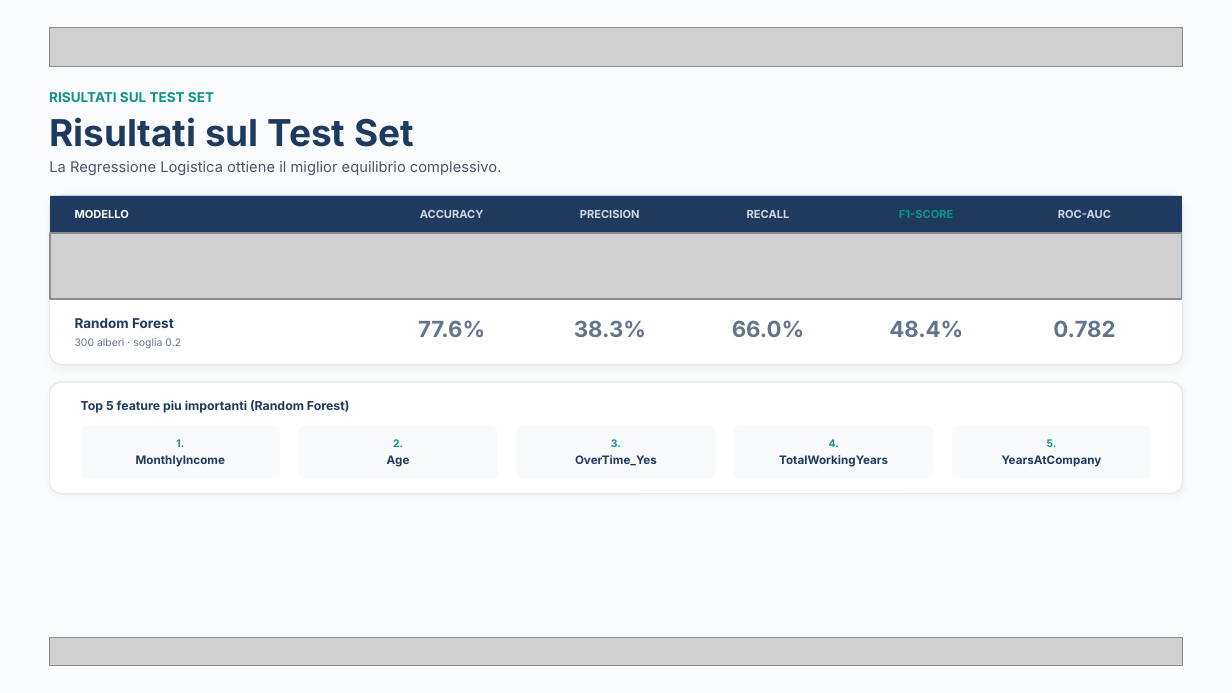
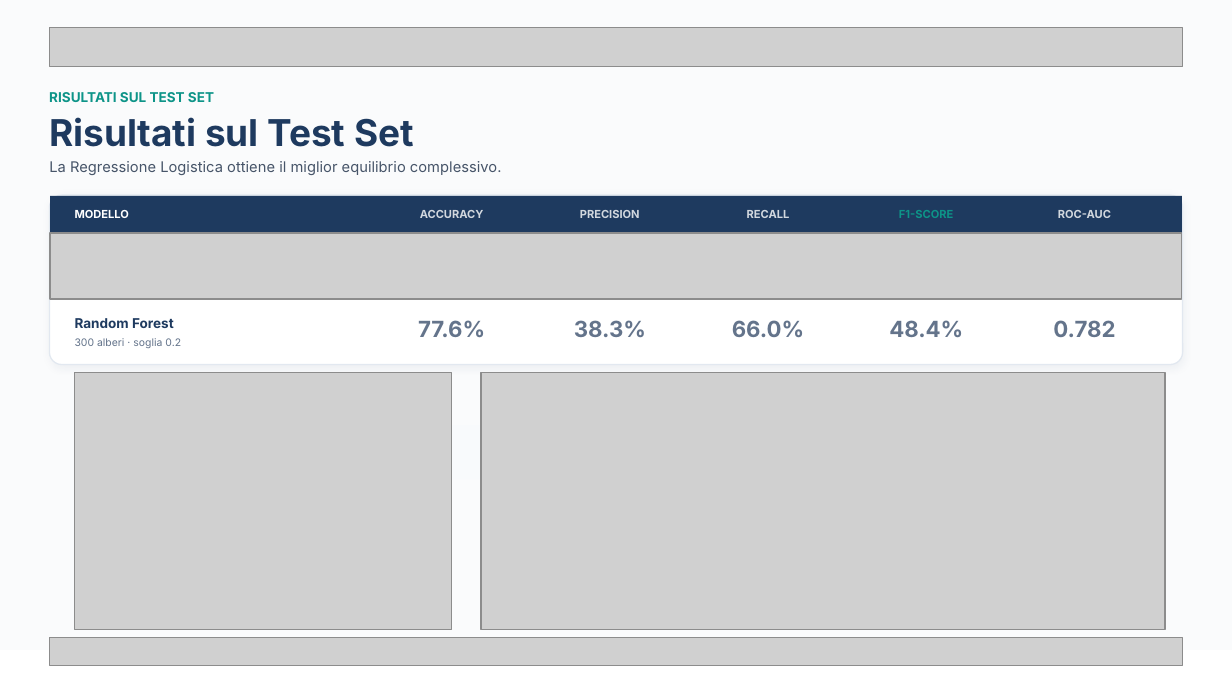
Before and after one commit to OlgaShopieva/adabi-hr-attrition-prediction, a slide deck: slide 7 of HR-Attrition-Prediction.pptx. Drawn at 1232x693 pixels with LibreOffice and Linux fonts; fonts in the diff are those of the drawing; grey boxes stand for pictures. Boxes give left, top, right and bottom in pixels: in the first picture for what was removed or moved away, otherwise in the second. Text is boxed around its words. In the diff, an @@ line names an element or a change of style, - is before the commit and + after.

```diff
--- a/HR-Attrition-Prediction.pptx
+++ b/HR-Attrition-Prediction.pptx
@@ rectangle: place and size @@
-rectangle at <box>0,0,1232,692</box>
+rectangle at <box>0,0,1232,649</box>
@@ rounded rectangle removed at <box>49,382,1183,494</box> @@
@@ picture added at <box>75,372,452,628</box> @@
@@ picture added at <box>480,372,1164,628</box> @@
@@ text removed at <box>81,400,350,413</box> @@
-Top 5 feature piu importanti (Random Forest)
@@ rounded rectangle removed at <box>80,425,280,479</box> @@
@@ text removed at <box>176,439,184,447</box> @@
-1.
@@ text removed at <box>393,439,403,447</box> @@
-2.
@@ rounded rectangle removed at <box>516,425,716,479</box> @@
@@ text removed at <box>611,439,621,447</box> @@
-3.
@@ rounded rectangle removed at <box>734,425,934,479</box> @@
@@ text removed at <box>829,439,839,447</box> @@
-4.
@@ rounded rectangle removed at <box>952,425,1152,479</box> @@
@@ text removed at <box>1047,439,1057,447</box> @@
-5.
@@ text removed at <box>136,455,225,467</box> @@
-MonthlyIncome
@@ text removed at <box>387,455,410,467</box> @@
-Age
@@ text removed at <box>575,455,657,466</box> @@
-OverTime_Yes
@@ text removed at <box>779,455,888,467</box> @@
-TotalWorkingYears
@@ text removed at <box>1002,455,1102,467</box> @@
-YearsAtCompany
```
